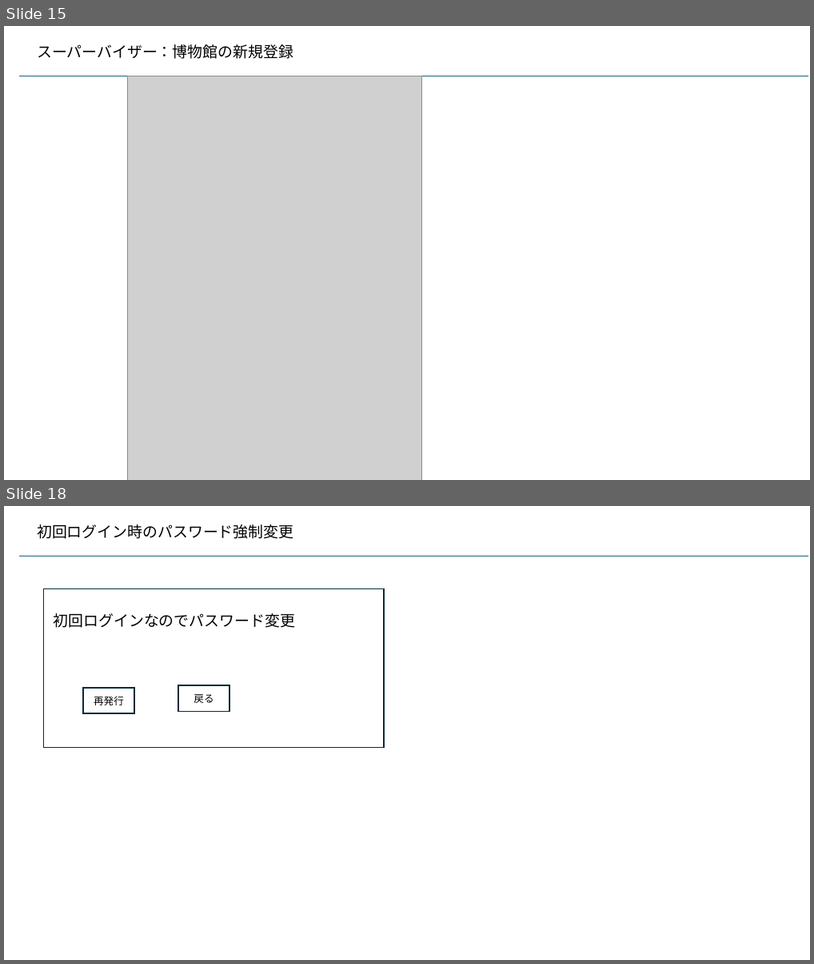
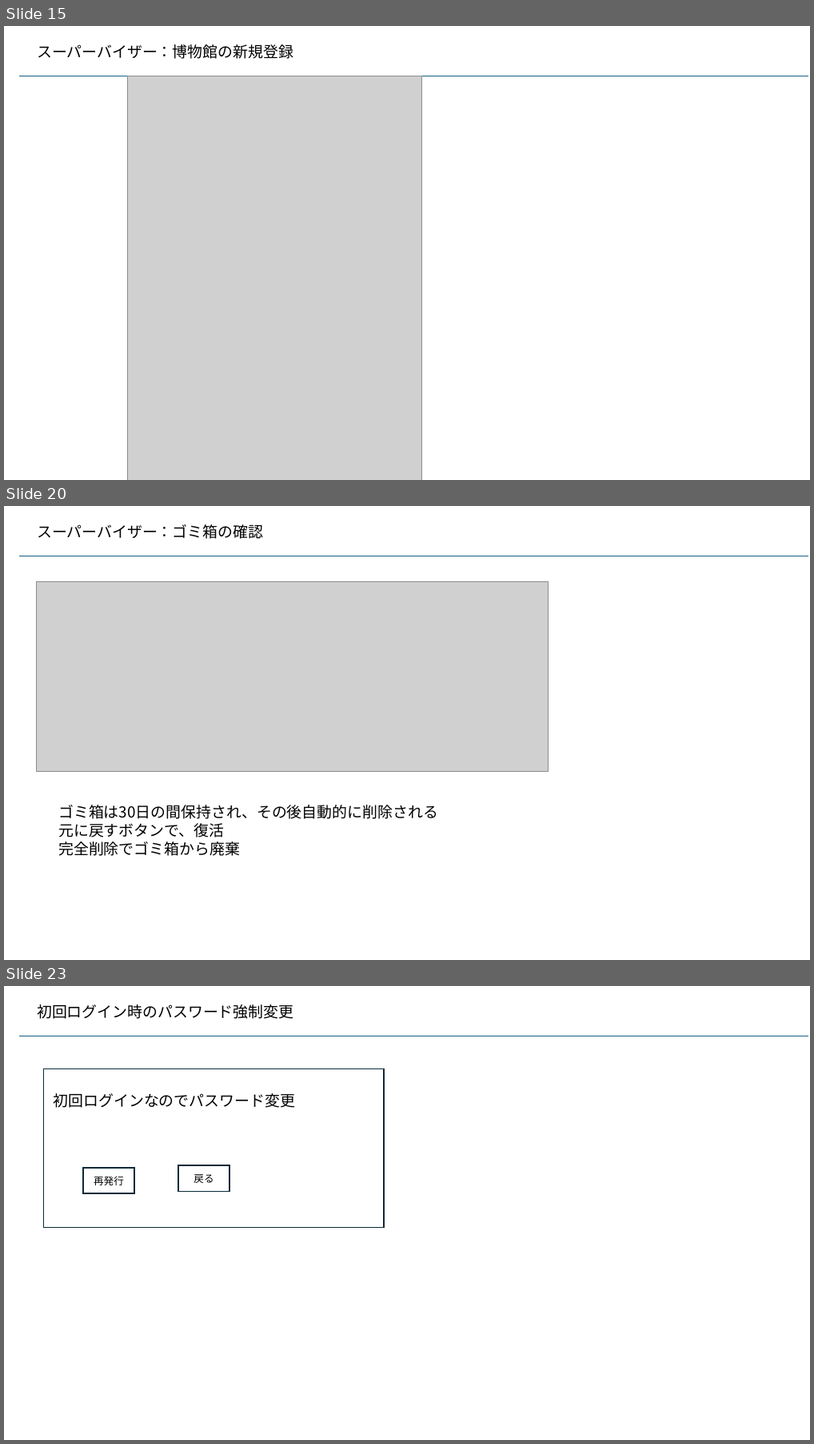
Before and after one commit to kaze-lab/museum_app_proj, a slide deck: 展示物アプリ仕様.pptx. Shown one above the other, each under a label of ours: slides 15 and 18 before the commit, slides 15, 20 and 23 after it; the slides between them are not shown. The pictures are 814x964 and 814x1444 pixels, drawn with LibreOffice and Linux fonts; fonts in the diff are those of the drawing; grey boxes stand for pictures. Boxes give left, top, right and bottom in pixels: in the first picture for what was removed or moved away, otherwise in the second. Text is boxed around its words. In the diff, an @@ line names an element or a change of style, - is before the commit and + after.

Commit message:
新規登録、削除作成

```diff
--- a/展示物アプリ仕様.pptx
+++ b/展示物アプリ仕様.pptx
@@ slide 20 added at [4, 506, 810, 960], background #FFFFFF @@
@@ text added at [37, 524, 263, 539], 18 pt, text #000000 @@
+スーパーバイザー：ゴミ箱の確認
@@ line added from (19, 556) to (809, 556), #156082 1.5 pt @@
@@ picture added at [36, 582, 549, 772] @@
@@ text added at [58, 804, 438, 856], 18 pt, text #000000 @@
+ゴミ箱は30日の間保持され、その後自動的に削除される
+元に戻すボタンで、復活
+完全削除でゴミ箱から廃棄
@@ what was slide 18 is now slide 23 @@
```
Also in this commit, not shown: 2 slides changed, 4 other slides added, 2 other files.
